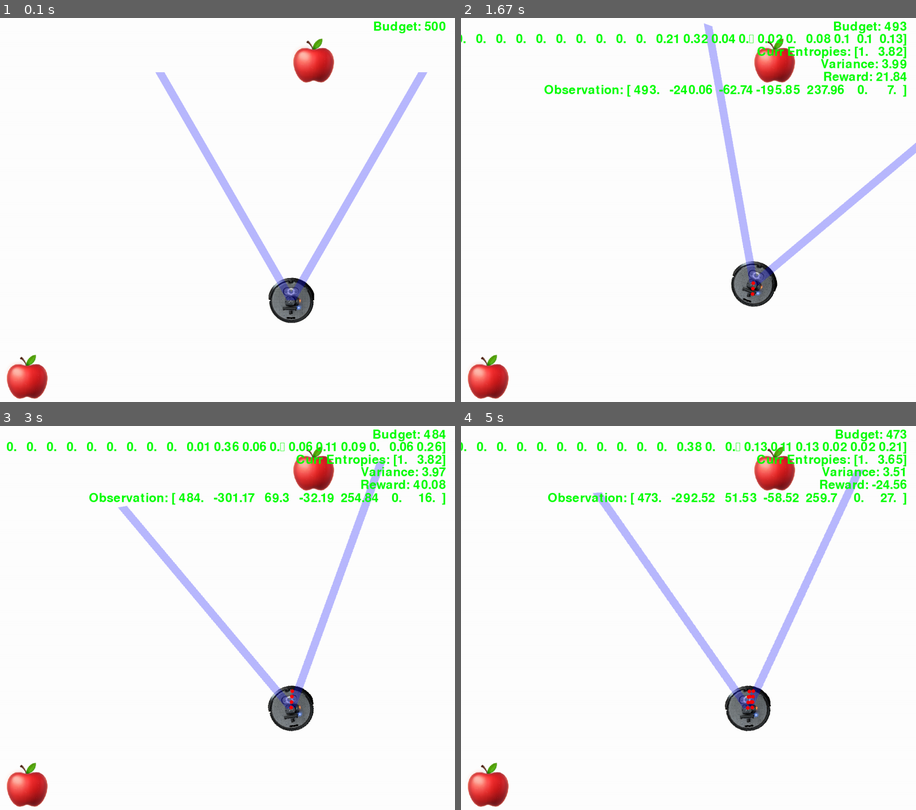
Above: before the commit, frames 1-4 (two rows, left to right).
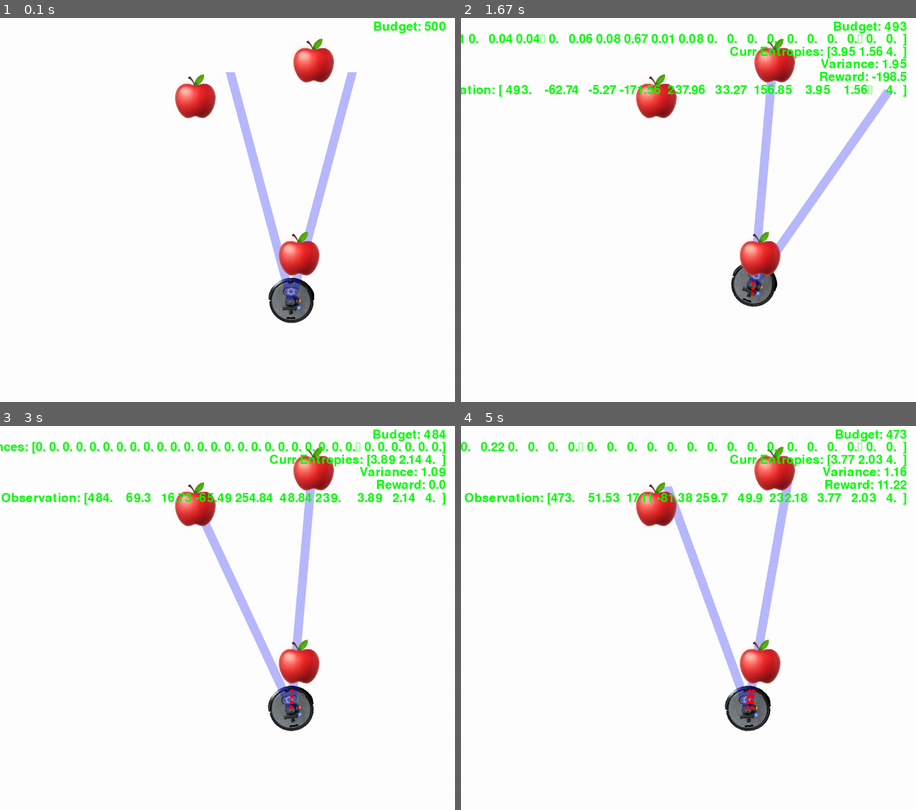
Above: after the commit, the same moments.

Repository: Anwealso/ReLOaD
Game: pygame game, started from reload/simplesim/env_gym.py
Two runs of this game, one before a commit and one after it. Both use one fixed random seed, a clock stepped at 60 frames per second and the inputs below.
Inputs:
- Up to frame 1 (0.1 s): no input
- Up to frame 2 (1.67 s): hold Right 0.33-0.8 s; hold Up 0.83-1.13 s; tap Space at 0.9, 1.23 s; hold Right 1.17-1.63 s
- Up to frame 3 (3 s): hold Left 1.67-2.2 s; tap Space at 1.73, 2.3, 2.75 s; hold Down 2.23-2.65 s; hold Left from 2.68 s (still down)
- Up to frame 4 (5 s): release Left at 3.17 s; hold Up 3.2-3.67 s; tap Space at 3.27, 3.77, 4.43, 4.93 s; hold Right 3.7-4.33 s; hold Down 4.37-4.83 s; hold Left from 4.87 s (still down)

The runs differ from the first frame. In frame 1, 6.3% of the frame differs, in the area x 1-94%, y 14-100%; in frame 2, 9.1%; in frame 3, 9.7%, in the area x 0-98%, y 3-100%; in frame 4, 9.6%.

Commit message:
Pushing to mac

Diff:
--- a/reload/simplesim/env.py
+++ b/reload/simplesim/env.py
@@ -16,6 +16,7 @@
 import random
 import numpy as np
 import os
+import matplotlib.pyplot as plt
 
 # ---------------------------------------------------------------------------- #
 #                                  GLOBAL VARS                                 #
@@ -123,6 +124,7 @@
         starting_budget,
         num_targets,
         player_fov,
+        num_classes,
         render_mode=None,
         render_fps=None,
     ):
@@ -158,7 +160,7 @@
         self.starting_budget = starting_budget
         self.budget = self.starting_budget
         self.num_targets = num_targets
-        self.num_classes = 10
+        self.num_classes = num_classes
         self.gameover = False
         self.paused = False
         self.count = 0
@@ -179,6 +181,9 @@
         # self.spawn_walls(self.num_walls)
         self.spawn_robot(player_fov)
         self.spawn_targets(self.num_targets)
+
+        if self.render_mode == "human":
+            self.plot = Plot(num_targets, num_classes)
 
     def spawn_walls(self, num_to_spawn):
         """
@@ -868,6 +873,13 @@
         # Render the socreboard info
         self.render_scoreboard(canvas)
 
+        if self.render_mode == "human":
+            # Render the histograms
+            target_index = 0
+            if (self.count > 0):
+                target_all_time_avg = np.sum(self.confidences, axis=2)[target_index, :] / np.count_nonzero(self.confidences[target_index, :, :], axis=1)
+                self.plot.update(target_all_time_avg)
+
         # --------------- Send the rendered view to the relevant viewer -------------- #
         if self.render_mode == "human":
             # The following line copies our drawings from `canvas` to the visible window
@@ -910,6 +922,44 @@
                 ),
             )
             metric_count += 1
+
+
+class Plot(object):
+    """
+    A plotting util class
+    """
+
+    def __init__(self, num_targets, num_classes):
+        self.x = np.linspace(0, num_classes, num_classes)
+
+        plt.ion()
+        self.fig = plt.figure()
+
+        self.num_subplots = num_targets
+        self.fig_size = math.ceil(math.sqrt(num_targets))
+        self.ax = []
+        self.bars = []
+
+        subplot_index = self.fig_size*100 + self.fig_size*10 + 1
+        for i in range(0, self.num_subplots):
+            self.ax.append(self.fig.add_subplot(subplot_index))
+            self.bars.append(self.ax[i].bar(self.x, np.linspace(0, 1, num_classes), width = 0.4)) # Returns a tuple of line objects, thus the comma
+            subplot_index +=1
+
+    def update(self, data):
+        subplot_index = self.fig_size*100 + self.fig_size*10 + 1
+
+        for i in range(0, self.num_subplots):
+            # Redraw plot with given data
+            self.ax[i].clear()
+            # self.bars.remove()
+            self.ax[i].bar(self.x,data)
+
+            subplot_index +=1
+
+        self.fig.canvas.draw()
+        self.fig.canvas.flush_events()
+
 
 
 # ---------------------------------------------------------------------------- #
--- a/reload/simplesim/env_gym.py
+++ b/reload/simplesim/env_gym.py
@@ -11,7 +11,7 @@
     metadata = {"render_modes": ["human", "rgb_array"], "render_fps": 30}
 
     def __init__(
-        self, starting_budget=2000, num_targets=8, player_fov=60, render_mode=None
+        self, starting_budget=2000, num_targets=8, player_fov=60, num_classes=10, render_mode=None
     ):
         """
         Description,
@@ -31,6 +31,7 @@
             starting_budget,
             num_targets,
             player_fov,
+            num_classes,
             render_mode=render_mode,
             render_fps=self.metadata["render_fps"],
         )
@@ -45,7 +46,7 @@
                 "targets": spaces.Box(
                     low=-max_dist,
                     high=self.game.starting_budget * self.game.num_targets,
-                    shape=(2, num_targets),
+                    shape=(3, num_targets),
                     dtype=np.float32,
                 ),  # target position (rel_x, rel_y)
                 "environment": spaces.Box(
@@ -88,7 +89,7 @@
             target_info[1][i] = dy
 
             # Add current object sum of confidence over all time
-            target_info[2][i] = float(np.sum(self.game.confidences[i, :]))
+            target_info[2][i] = float(np.sum(self.entropies[i, :]))
 
         observation = spaces.utils.flatten(
             self.observation_space_unflattened,
@@ -137,8 +138,9 @@
         # TODO: Resolve which entropy to use - I like method 1 since it seems to adjust faster
         """
         num_observations = np.count_nonzero(target_confidence_history[0,:])
+
         if num_observations == 0:
-            return 1
+            return 4
 
 
         # # --------------------- METHOD 1 - LOG THEN SUM OVER TIME -------------------- #
@@ -187,15 +189,7 @@
         # The entropy associated with the target
         entropy = -np.multiply(probability, suprise)
         entropy = np.sum(entropy)
-        print(f"entropy2: {entropy}")
-
-
-
-
-
-        # Set entropy to 1 for objects that do not have any observations
-        if entropy == 0:
-            entropy = 1
+        # print(f"entropy2: {entropy}")
 
         if verbose > 0:
             print(f"num_observations: {num_observations}")
@@ -352,8 +346,9 @@
     # ------------------------------ Hyperparameters ----------------------------- #
     # Env
     STARTING_BUDGET = 500
-    NUM_TARGETS = 2
-    PLAYER_FOV = 60
+    NUM_TARGETS = 3
+    NUM_CLASSES = 10
+    PLAYER_FOV = 30
 
     # -------------------------------- Environment ------------------------------- #
 
@@ -361,6 +356,7 @@
     env = SimpleSimGym(
         starting_budget=STARTING_BUDGET,
         num_targets=NUM_TARGETS,
+        num_classes=NUM_CLASSES,
         player_fov=PLAYER_FOV,
         render_mode="human",
     )
Not shown, changed: reload/simplesim/train_agent_simplesim.ipynb
